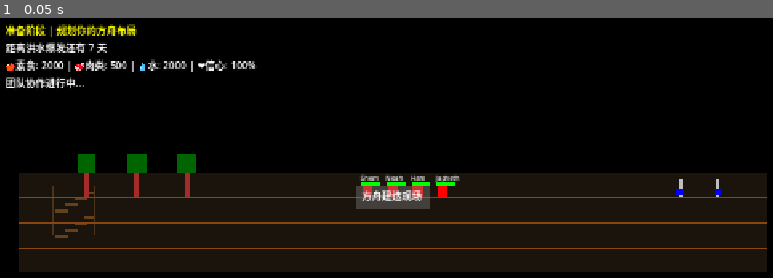
Above: before the commit, frame 1.
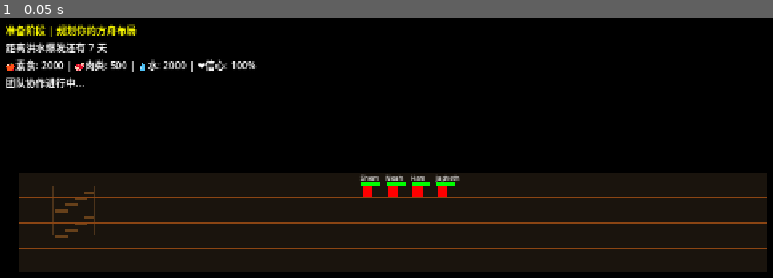
Above: after the commit, the same moment.

Repository: AirtisTech/project_covenant1
Game: Godot game, scene res://scenes/world/preparation_scene.tscn
Two runs of this game, one before a commit and one after it. Both use one fixed random seed, a clock stepped at 60 frames per second and the inputs below. This scene is started directly instead of the project's main scene.
Inputs:
- Up to frame 1 (0.05 s): no input

The runs differ from the first frame. In frame 1, 1.6% of the frame differs, in the area x 10-94%, y 52-74%.
Error after the commit: Parse Error: Cannot pass a value of type "int" as "String". (res://scripts/world/preparation_scene.gd:80)

Commit message:
Fix: animals now need manual feeding by humans, not auto-eating

Diff:
--- a/scripts/entities/human.gd
+++ b/scripts/entities/human.gd
@@ -148,19 +148,35 @@
 
 func _do_feeding():
 	var target = current_task.target_node
+	var food_type = current_task.food_type if current_task else "veg"
+
 	if target and is_instance_valid(target):
 		var species = target.get_meta("species")
 		if species:
-			var food_type = "veg"
-			if species.diet == 1:
-				food_type = "meat"
-
-			var survival = get_node_or_null("/root/AnimalSurvival")
-			if survival:
-				survival.feed_animal(target, food_type)
-				print("🍖 ", agent_name, " 喂食了 ", species.species_name)
+			var gm = get_node_or_null("/root/GameManager")
+			if gm:
+				# 检查是否有正确的食物
+				var consumed = false
+				if food_type == "veg" or food_type == "any":
+					if gm.consume_resource("veg", 2.0):
+						consumed = true
+						_finish_feeding(target, 30)
+				elif food_type == "meat":
+					if gm.consume_resource("meat", 2.0):
+						consumed = true
+						_finish_feeding(target, 30)
+
+				if not consumed:
+					print("❌ 没有足够的食物！")
 
 	_complete_task()
+
+func _finish_feeding(target, hunger_reduction):
+	if target and is_instance_valid(target):
+		var hunger = target.get_meta("hunger", 0.0)
+		hunger = max(0, hunger - hunger_reduction)
+		target.set_meta("hunger", hunger)
+		print("🍎 ", agent_name, " 喂食成功！动物饥饿值: ", hunger)
 
 func _do_cleaning():
 	print("🧹 ", agent_name, " 正在清理")
--- a/scripts/globals/animal_survival.gd
+++ b/scripts/globals/animal_survival.gd
@@ -36,20 +36,11 @@
 		animals.erase(animal_node)
 		print("🦌 Animal removed: ", animal_node.name)
 
-# 动物每天消耗食物
+# 每天生存处理 - 动物不会自动吃，需要人类喂养
 func process_daily():
 	var hungry_count = 0
 	var healthy_count = 0
 	var dead_count = 0
-
-	# 先检查是否有食物可以喂动物
-	var gm = get_node_or_null("/root/GameManager")
-	var has_veg = false
-	var has_meat = false
-
-	if gm:
-		has_veg = gm.veg_rations > 0
-		has_meat = gm.meat_rations > 0
 
 	for animal in animals:
 		if not is_instance_valid(animal):
@@ -57,38 +48,9 @@
 
 		var hunger = animal.get_meta("hunger", 0.0)
 		var health = animal.get_meta("health", 100.0)
-		var species = animal.get_meta("species")
 
-		# 检查动物需要什么类型的食物
-		var needs_food = "none"
-		if species:
-			match species.diet:
-				0: needs_food = "veg"  # 草食
-				1: needs_food = "meat"  # 肉食
-				2: needs_food = "any"   # 杂食
-
-		# 自动喂食
-		var fed = false
-		if needs_food == "veg" and has_veg:
-			if gm and gm.consume_resource("veg", 1.0):
-				hunger = max(0, hunger - 40)
-				fed = true
-		elif needs_food == "meat" and has_meat:
-			if gm and gm.consume_resource("meat", 1.0):
-				hunger = max(0, hunger - 40)
-				fed = true
-		elif needs_food == "any":
-			if has_veg and gm and gm.consume_resource("veg", 1.0):
-				hunger = max(0, hunger - 35)
-				fed = true
-			elif has_meat and gm and gm.consume_resource("meat", 1.0):
-				hunger = max(0, hunger - 35)
-				fed = true
-
-		if not fed and hunger >= 50:
-			# 没吃饱，增加饥饿值
-			hunger += HUNGER_RATE * 0.5
-
+		# 增加饥饿值（每天增加）
+		hunger += HUNGER_RATE
 		hunger = clamp(hunger, 0, 100)
 		animal.set_meta("hunger", hunger)
 		animal_hunger_changed.emit(animal, hunger)
@@ -108,11 +70,33 @@
 		# 统计
 		if hunger > 50:
 			hungry_count += 1
+			# 创建喂食任务
+			_create_feeding_task(animal)
 		else:
 			healthy_count += 1
 
 	daily_survival_report.emit(hungry_count, healthy_count, dead_count)
 	print("📊 Daily Report - Hungry: %d, Healthy: %d, Dead: %d" % [hungry_count, healthy_count, dead_count])
+
+func _create_feeding_task(animal):
+	var tm = get_node_or_null("/root/TaskManager")
+	if not tm:
+		return
+
+	var species = animal.get_meta("species")
+	if not species:
+		return
+
+	# 根据食性创建喂食任务
+	var food_type = "veg"
+	if species.diet == 1:  # CARNIVORE
+		food_type = "meat"
+	elif species.diet == 2:  # OMNIVORE
+		food_type = "any"
+
+	var task_pos = animal.global_position
+	tm.call("add_task", TaskDataClass.Type.FEED, task_pos, food_type, animal)
+	print("📝 创建喂食任务: ", species.species_name, " (需要", food_type, ")")
 
 func _create_feeding_tasks():
 	var tm = get_node_or_null("/root/TaskManager")
--- a/scripts/globals/task_manager.gd
+++ b/scripts/globals/task_manager.gd
@@ -10,8 +10,8 @@
 signal task_started(task, agent: Node)
 signal task_completed(task)
 
-func add_task(type, pos: Vector2, priority: int = 1, target: Node = null):
-	var new_task = TaskDataClass.new(type, pos, priority, target)
+func add_task(type, pos: Vector2, food_type: String = "veg", priority: int = 1, target: Node = null):
+	var new_task = TaskDataClass.new(type, pos, priority, target, food_type)
 	pending_tasks.append(new_task)
 	pending_tasks.sort_custom(func(a, b): return a.priority < b.priority)
 	task_added.emit(new_task)
--- a/scripts/resources/task_data.gd
+++ b/scripts/resources/task_data.gd
@@ -19,12 +19,14 @@
 @export var type: Type = Type.IDLE
 @export var position: Vector2 = Vector2.ZERO
 @export var priority: int = 1 # 1 为最高
+@export var food_type: String = "veg"  # 需要的食物类型: veg, meat, any
 
 var target_node: Node = null # 任务关联的对象
 var assigned_agent: Node = null # 已指派的成员
 
-func _init(p_type: Type = Type.IDLE, p_pos: Vector2 = Vector2.ZERO, p_priority: int = 1, p_target: Node = null):
+func _init(p_type: Type = Type.IDLE, p_pos: Vector2 = Vector2.ZERO, p_priority: int = 1, p_target: Node = null, p_food_type: String = "veg"):
 	type = p_type
 	position = p_pos
 	priority = p_priority
 	target_node = p_target
+	food_type = p_food_type
